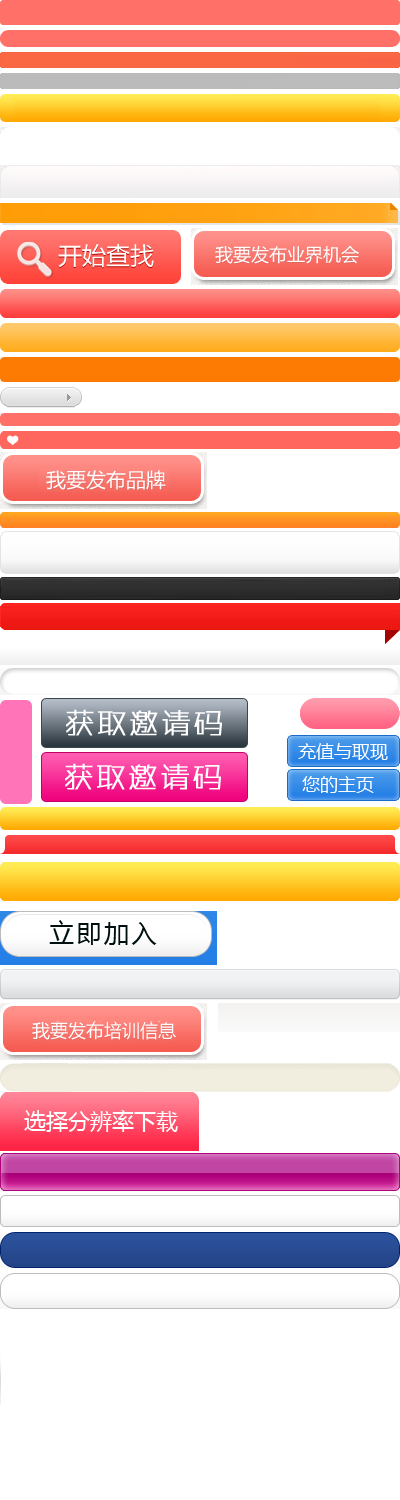
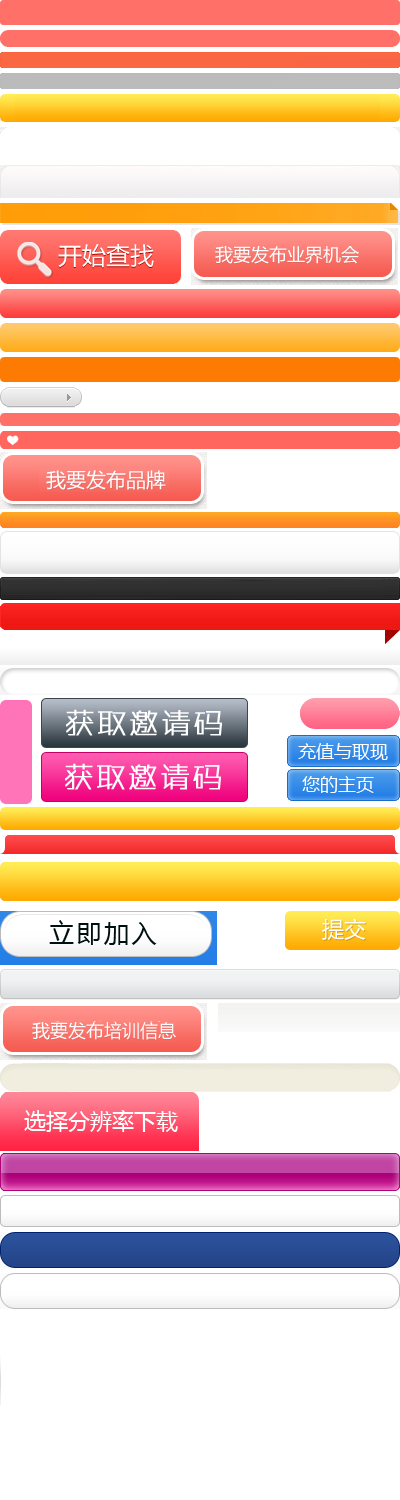
Comparing the layer stacks of the two 400px x 1500px images. Changes:
added layer "图层 61" above "图层 59" over [285, 911, 400, 950]
